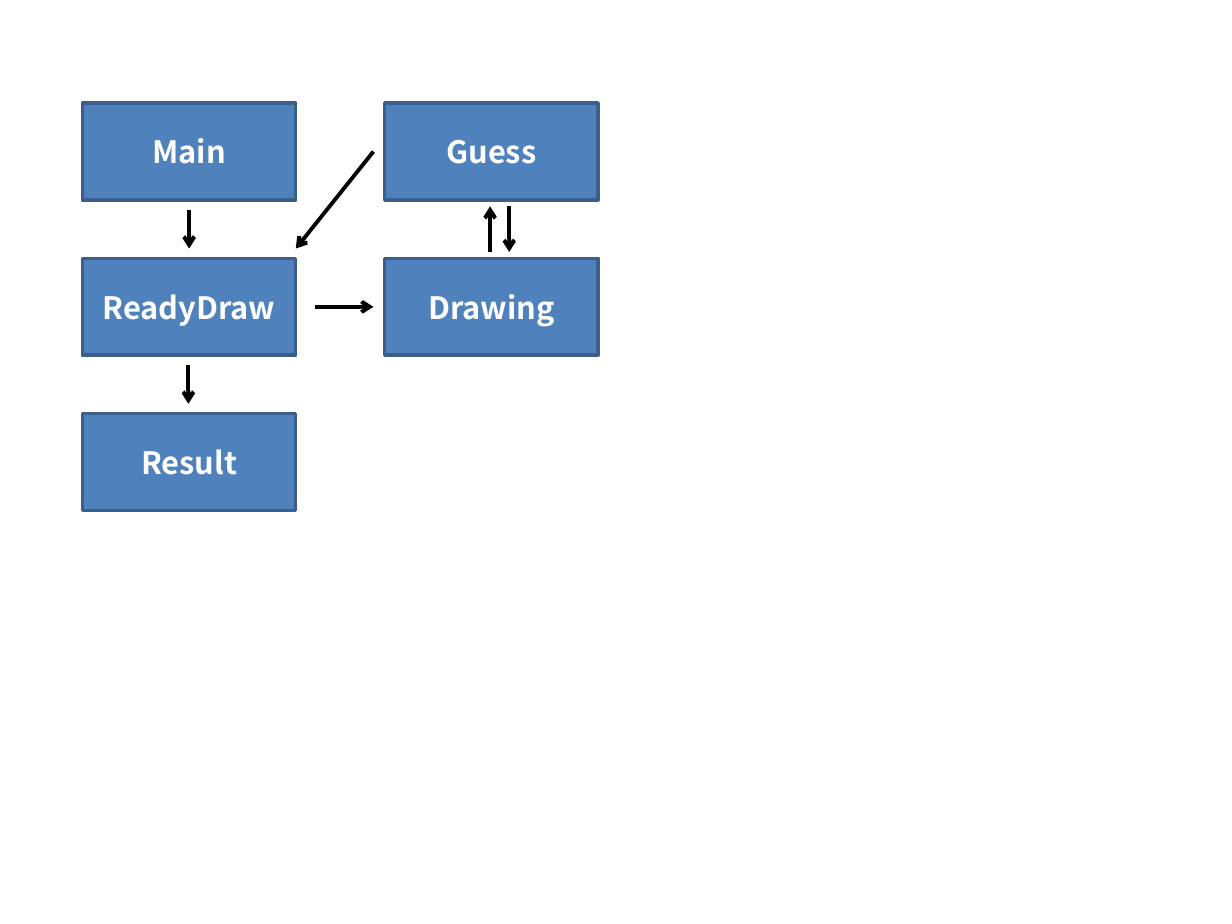
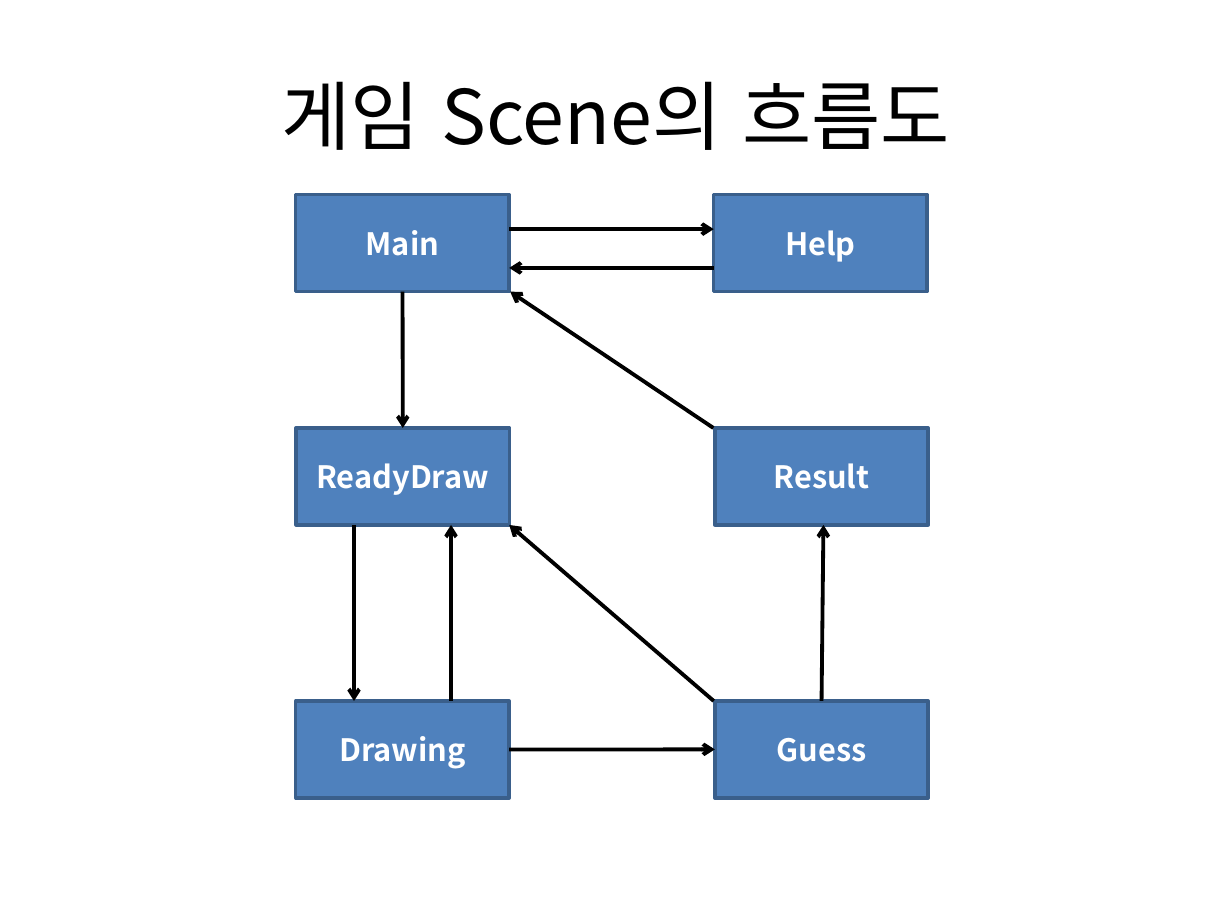
Before and after one commit to wavyfire/Pygame-CatchMind, a slide deck: slide 1 of 도식도.pptx. Drawn at 1232x924 pixels with LibreOffice and Linux fonts; fonts in the diff are those of the drawing. Boxes give left, top, right and bottom in pixels: in the first picture for what was removed or moved away, otherwise in the second. Text is boxed around its words. In the diff, an @@ line names an element or a change of style, - is before the commit and + after.

Commit message:
도식도 Update
Scene 흐름도 수정

```diff
--- a/도식도.pptx
+++ b/도식도.pptx
@@ text added at (281, 81, 950, 150), 44 pt, text #000000 @@
+게임 Scene의 흐름도
@@ rectangle "Main": place and size @@
-rectangle "Main" at (83, 103, 296, 201)
+rectangle "Main" at (296, 195, 509, 292)
@@ rectangle added at (713, 195, 926, 292), fill #4F81BD, outline #3A5F8C 2 pt, 18 pt, text #FFFFFF, bold @@
+Help
@@ arrow added from (509, 229) to (713, 229), #000000 2.25 pt @@
@@ arrow added from (713, 269) to (509, 269), #000000 2.25 pt @@
@@ arrow moved from (190, 209) - (190, 249) to (403, 292) - (403, 428) @@
@@ arrow added from (713, 428) to (510, 292), #000000 2.25 pt @@
@@ rectangle "ReadyDraw": place and size @@
-rectangle "ReadyDraw" at (83, 259, 296, 356)
+rectangle "ReadyDraw" at (296, 428, 509, 525)
@@ rectangle "Result": place and size @@
-rectangle "Result" at (83, 414, 296, 511)
+rectangle "Result" at (715, 428, 928, 525)
@@ arrow moved from (188, 365) - (188, 404) to (354, 525) - (354, 701) @@
@@ arrow moved from (490, 251) - (490, 207) to (451, 701) - (451, 525) @@
@@ arrow moved from (509, 207) - (509, 251) to (713, 701) - (509, 525) @@
@@ arrow moved from (373, 152) - (296, 249) to (822, 701) - (823, 525) @@
@@ rectangle "Drawing": place and size @@
-rectangle "Drawing" at (384, 259, 598, 356)
+rectangle "Drawing" at (296, 701, 509, 798)
@@ rectangle "Guess": place and size @@
-rectangle "Guess" at (384, 103, 598, 201)
+rectangle "Guess" at (715, 701, 928, 798)
@@ arrow moved from (315, 307) - (373, 307) to (509, 749) - (715, 749) @@
```
Also in this commit, not shown: 2 other slides changed.
